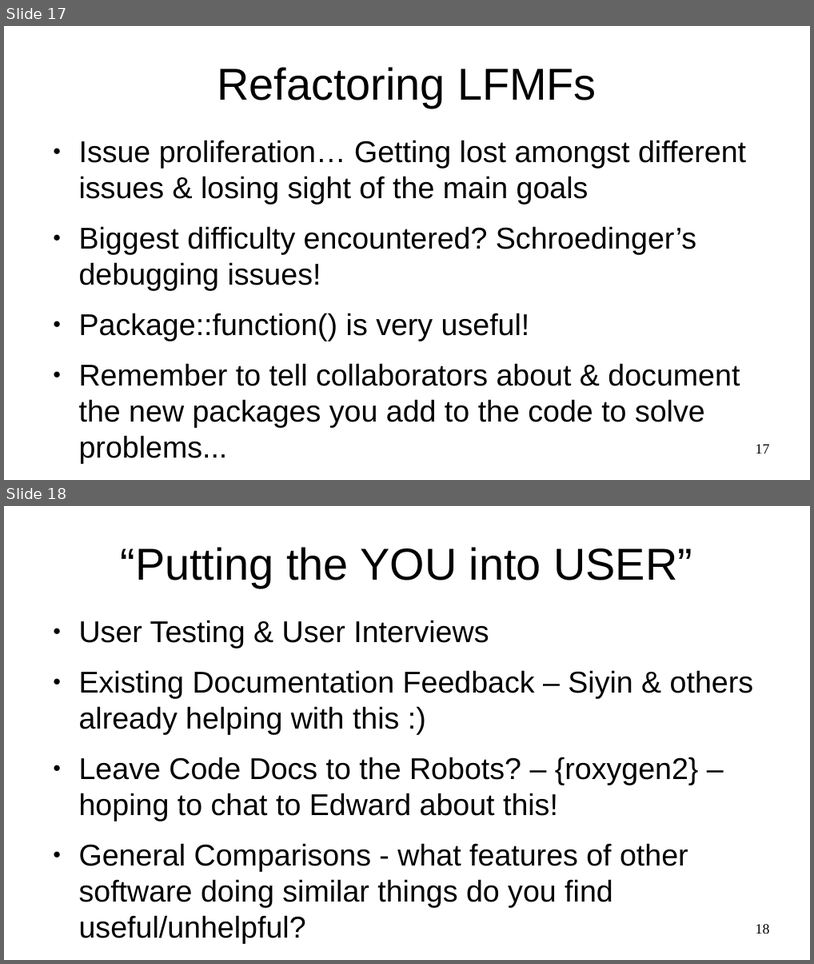
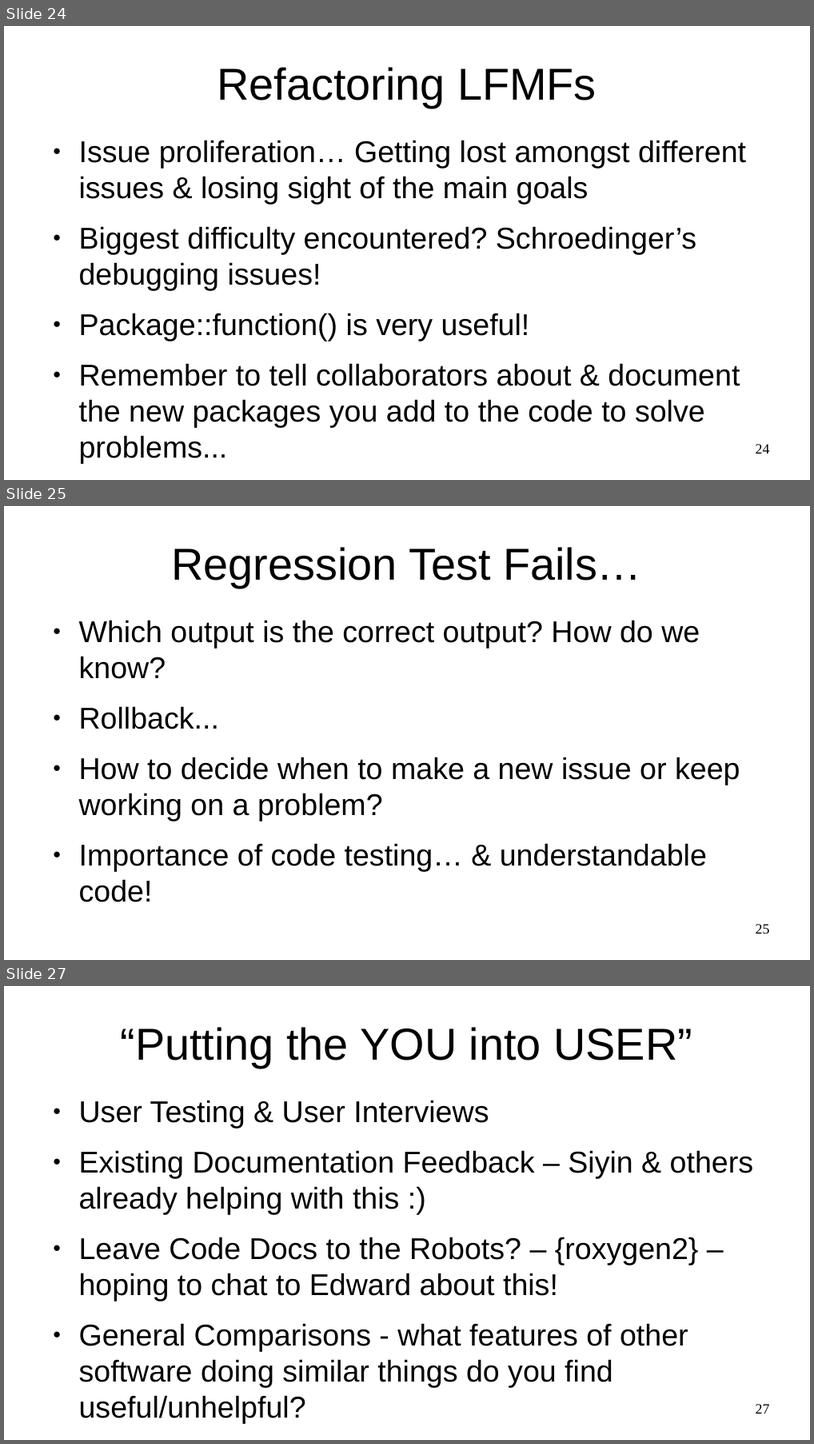
Before and after one commit to FlicAnderson/LabTalk-riboviz-20200624, a slide deck: LabTalk-riboviz-20200624.odp. Shown one above the other, each under a label of ours: slides 17 and 18 before the commit, slides 24, 25 and 27 after it; the slides between them are not shown. The pictures are 814x964 and 814x1444 pixels, drawn with LibreOffice and Linux fonts; fonts in the diff are those of the drawing. Boxes give left, top, right and bottom in pixels: in the first picture for what was removed or moved away, otherwise in the second. Text is boxed around its words. In the diff, an @@ line names an element or a change of style, - is before the commit and + after.

```diff
--- a/LabTalk-riboviz-20200624.odp
+++ b/LabTalk-riboviz-20200624.odp
@@ slide 25 added at (4,506,810,960), background #FFFFFF @@
@@ title added at (171,547,642,588), 44 pt, text #000000 @@
+Regression Test Fails…
@@ text added at (79,620,740,872), 29.6 pt, text #000000 @@
+● Which output is the correct output? How do we know?
+● Rollback...
+● How to decide when to make a new issue or keep working on a problem?
+● Importance of code testing… & understandable code!
@@ page number added at (756,924,770,933), 14 pt, text #000000 @@
+25
@@ what was slide 17 is now slide 24 @@
@@ page number at (756,444,770,453): text changed @@
-17
+24
@@ what was slide 18 is now slide 27 @@
@@ page number at (756,1404,770,1413): text changed @@
-18
+27
```
Also in this commit, not shown: 8 slides changed, 9 other slides added, 1 slide removed.
